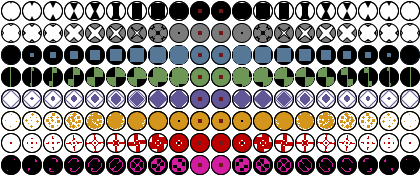
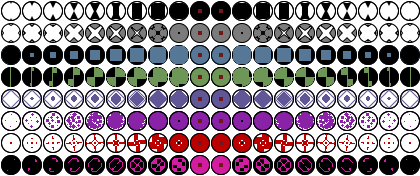
The second 420x176 image is a revision of the first. Changes to its layers:
painted on "Camada 11" over bbox(195, 126, 225, 129)
renamed "Elipse 2 copiar 6" to "Matiz/Saturação 2", painted on it over bbox(1, 111, 420, 131)
